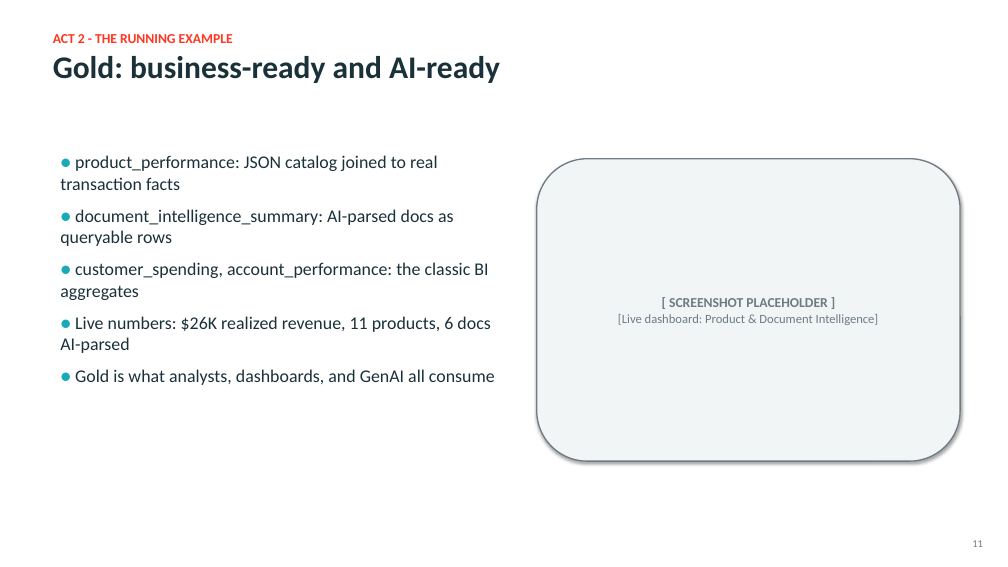
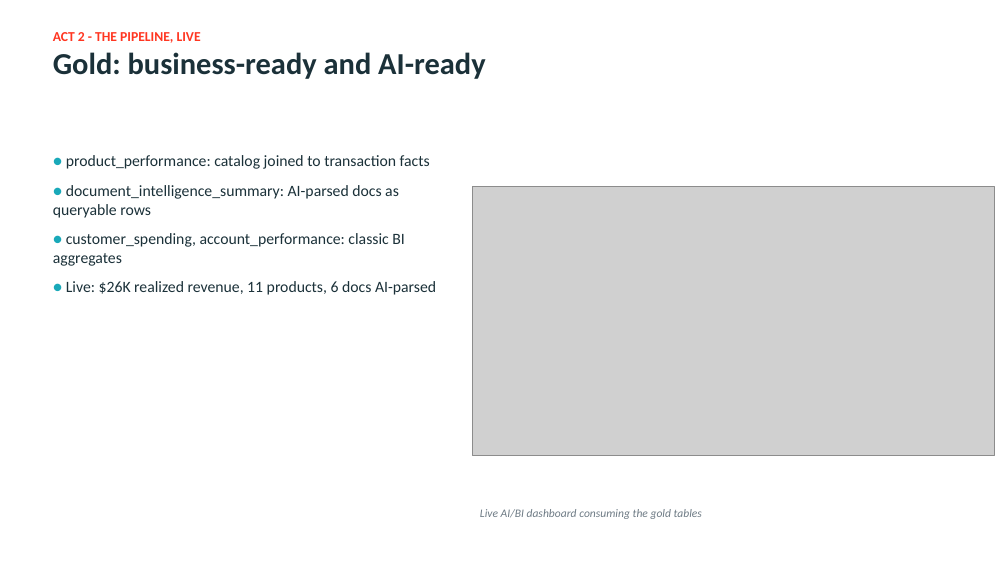
Before and after one commit to adranale/databricks_demo, a slide deck: slide 11 of AI_Through_Modern_Data_Platforms_Databricks.pptx. Drawn at 1008x567 pixels with LibreOffice and Linux fonts; fonts in the diff are those of the drawing; grey boxes stand for pictures. Boxes give left, top, right and bottom in pixels: in the first picture for what was removed or moved away, otherwise in the second. Text is boxed around its words. In the diff, an @@ line names an element or a change of style, - is before the commit and + after.

Commit message:
Update talk deck: real workspace visuals + conceptual diagrams, neutral voice
- Replaced all screenshot placeholders with 4 live-data renders (pipeline graph 17 datasets, landing volume, silver tables, gold dashboard)
- Added 11 Databricks-style diagrams (platform architecture, Delta, engines, batch vs streaming, CDC, DAB, outputs, Unity Catalog, MLflow, RAG, Unity Gateway)
- Rewrote slides to neutral voice (no demo references)

```diff
--- a/AI_Through_Modern_Data_Platforms_Databricks.pptx
+++ b/AI_Through_Modern_Data_Platforms_Databricks.pptx
@@ text at <box>53,32,201,43</box>: text changed @@
-ACT 2 - THE RUNNING EXAMPLE
+ACT 2 - THE PIPELINE, LIVE
@@ text at <box>53,52,485,79</box>: size 30 to 29 pt in "Gold: business-ready and AI-ready" @@
@@ text "● product_performance: catalog joined to ...": place and size @@
-text "● product_performance: catalog joined to ..." at <box>60,155,495,385</box>
+text "● product_performance: catalog joined to ..." at <box>53,155,436,295</box>
@@ text at <box>66,155,430,169</box>: text changed; size 17 to 15 pt @@
-● product_performance: JSON catalog joined to real transaction facts
+● product_performance: catalog joined to transaction facts
@@ rounded rectangle removed at <box>537,159,960,461</box> @@
-[ SCREENSHOT PLACEHOLDER ]
-[Live dashboard: Product & Document Intelligence]
@@ text at <box>53,185,399,218</box>: size 17 to 15 pt in "● document_intelligence_summary: AI-parsed docs as queryable ..." @@
@@ picture added at <box>473,187,994,456</box> @@
@@ text at <box>53,233,436,295</box>: text changed; size 17 to 15 pt @@
-● customer_spending, account_performance: the classic BI aggregates
-● Live numbers: $26K realized revenue, 11 products, 6 docs AI-parsed
-● Gold is what analysts, dashboards, and GenAI all consume
+● customer_spending, account_performance: classic BI aggregates
+● Live: $26K realized revenue, 11 products, 6 docs AI-parsed
@@ text added at <box>480,509,702,519</box>, 11 pt, text #6E7B85, italic @@
+Live AI/BI dashboard consuming the gold tables
@@ text removed at <box>972,540,983,547</box> @@
-11
```
Also in this commit, not shown: 21 other slides changed.
